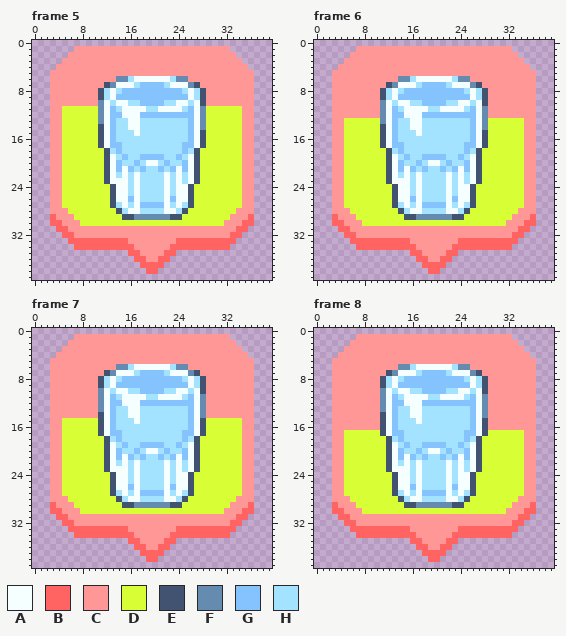
File history of a pixel-art file, GraphicAssets/GUI/OrderSlot.aseprite. The first picture shows the starting point.
40x40 pixels, 15 frames. Shown: frame 5, frame 6, frame 7, frame 8. The commit also changed other frames, which this record leaves out.
Palette (. is transparent): A #f6ffff  B #ff6463  C #ff9796  D #d8ff35  E #415371  F #668bb0  G #85c3ff  H #a4e3ff
Once edited:
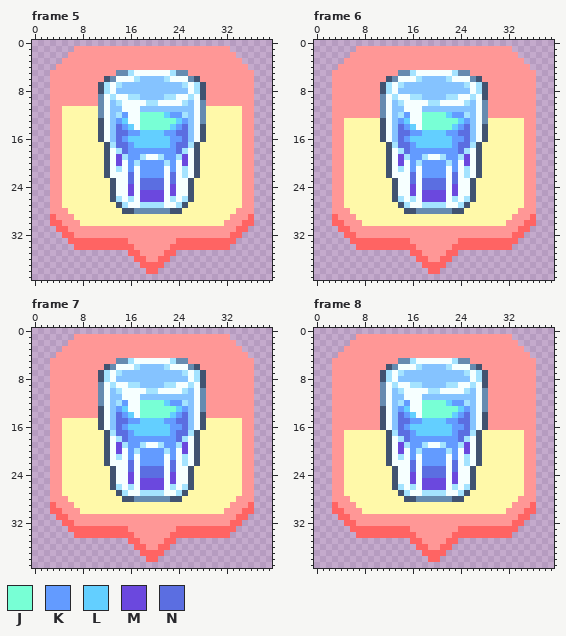
Colours new in this view: J #78ffd5  K #639bff  L #63cfff  M #6b48de  N #5b6ee1
Edits made:
colour D: #d8ff35 -> #fff9a9
Frame 5, layer "Layer 1":
y 5: x 14..25 CCCCCCCCCCCC -> FFHAAAAAAHFF
y 6: x 12..27 CCFFHAAAAAAHFFCC -> EFAAAHGGGGHAAAFE
y 7: x 11..17 CEFAAAH -> EHAHGGG; x 22..28 HAAAFEC -> GGGHAHE
y 8: x 14 H -> G; x 25 H -> G
y 9: x 11..17 EHAGGGG -> FAHAAHH; x 22..27 GGGGAH -> HHAAHA
y 10: x 13..14 HA -> GH; x 16..23 HHGGGGHH -> AAAHHAAA; x 25..26 AH -> HG; x 28 E -> F
y 11: x 14 H -> G; x 18..25 AHHAAAAH -> GGGGGGGG
y 12: x 14..15 GA -> HK; x 18..25 GGGGGGGG -> JJJJLKKH
y 13: x 11 F -> E; x 14..15 HH -> KL; x 18..25 HHHHHHHH -> JJJJJJLK
y 14: x 14..16 HHA -> NKL; x 18..25 HHHHHHHH -> JJJJJLKN; x 28 F -> E
y 15: x 14..25 HHHAHHHHHHHH -> NNKKLLLLKKNN
y 16: x 14..25 HHHHHHHHHHHH -> NKLLLLLLLKKN
y 17: x 11..28 EAGGHHHHHHHHHHGGAE -> DEHNNKLLLLLLKNNHED
y 18: x 13..26 HGHHHHHHHHHHGH -> AHNKKKKKKKKNHA
y 19: x 14..25 HGHHGGGGHHGH -> MHKKHAAHKKHM
y 20: x 14..25 GHHGHAAHGHHG -> MAKHKKKKHKAM
y 21: x 14 G -> H; x 16..23 GHGHHGHG -> KAKKKKAK; x 25 G -> H
y 22: x 14 H -> A; x 16 H -> N; x 18..21 HHHH -> KKKK; x 23 H -> N
y 23: x 12..13 EA -> DE; x 16 H -> N; x 18..21 HHHH -> NNNN; x 23 H -> N; x 25..27 HAE -> AED
y 24: x 16 H -> M; x 18..21 HHHH -> NNNN; x 23 H -> M
y 25: x 16 H -> M; x 18..21 HHHH -> MMMM; x 23 H -> M
y 26: x 14 A -> H; x 16 G -> H; x 18..21 HHHH -> MMMM; x 23 G -> H; x 25 A -> H
y 27: x 13..16 EHAH -> DEHA; x 18..21 GGGG -> HHHH; x 23..26 HAHE -> AHED
y 28: x 14..25 EHAAHHHHAAHE -> DEEFFFFFFEED
y 29: x 15..24 EEFFFFFFEE -> DDDDDDDDDD
Frame 6, layer "Layer 1": the same change as frame 5
Frame 7, layer "Layer 1": the same change as frame 5
Frame 8, layer "Layer 1": the same change as frame 5
Where, in picture pixels (left, top, right, bottom), the same in both pictures:
changed: (62, 70, 242, 226)
changed: (344, 70, 524, 226)
changed: (62, 358, 242, 514)
changed: (344, 358, 524, 514)
